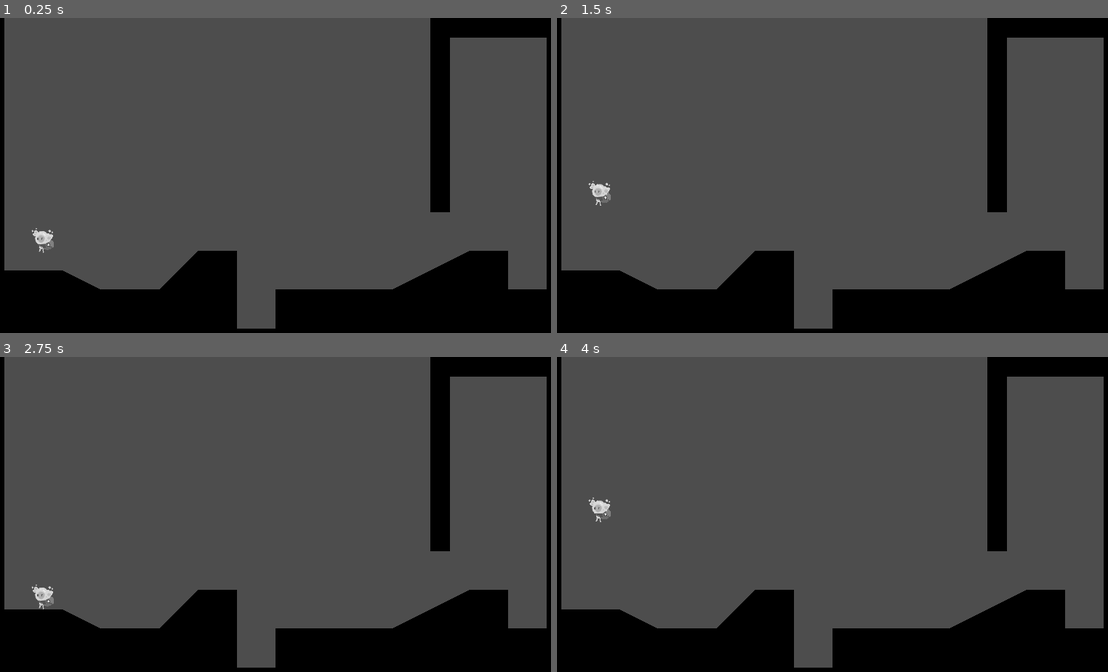
Above: before the commit, frames 1-4 (two rows, left to right).
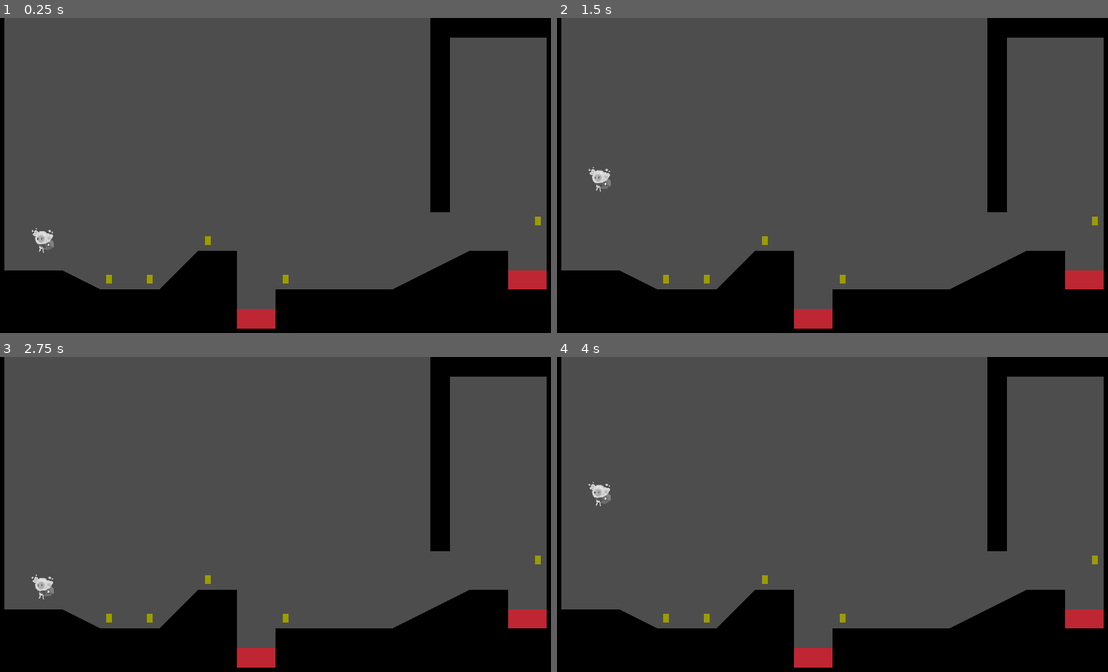
Above: after the commit, the same moments.

Repository: giuliosa/slyheart
Game: Godot game, scene res://Scenes/world.tscn
Same seed, same stepped clock (60 frames per second), same inputs: the game is played once before the commit and once after it.
Inputs:
- Up to frame 1 (0.25 s): no input
- Up to frame 2 (1.5 s): hold Space (action) 0.53-1.28 s; hold D (move_right) from 0.53 s (still down); tap W (move_up) at 0.77 s; tap Space (action) at 1.35 s
- Up to frame 3 (2.75 s): tap W (move_up) at 1.52 s; release D (move_right) at 2.03 s; hold A (move_left) from 2.03 s (still down); hold Space (action) from 2.03 s (still down)
- Up to frame 4 (4 s): release A (move_left) at 2.78 s; release Space (action) at 2.78 s; hold D (move_right) from 2.78 s (still down); tap Space (action) at 2.85 s; tap W (move_up) at 3.02, 3.77 s; hold Space (action) from 3.53 s (still down)

The runs differ from the first frame. In frame 1, 1.0% of the frame differs, in the area x 19-100%, y 63-99%; in frame 2, 1.3%; in frame 3, 1.3%; in frame 4, 1.3%, in the area x 5-100%, y 39-99%.

Commit message:
Adding hazards, items and a level completed scene

Diff:
--- a/Scenes/Actors/Player/DefaultMovementData.tres
+++ b/Scenes/Actors/Player/DefaultMovementData.tres
@@ -4,10 +4,10 @@
 
 [resource]
 script = ExtResource("1_0rhny")
-speed = 550.0
-acceleration = 700.0
-friction = 2000.0
-jump_velocity = -550.0
+speed = 500.0
+acceleration = 650.0
+friction = 2500.0
+jump_velocity = -600.0
 gravity_scale = 0.9
-air_resistence = 200.0
-air_acceleration = 700.0
+air_resistence = 150.0
+air_acceleration = 800.0
--- a/Scenes/Actors/Player/player.gd
+++ b/Scenes/Actors/Player/player.gd
@@ -7,6 +7,7 @@
 
 @onready var body = $Body
 @onready var coyote_jump_timer = $CoyoteJumpTimer
+@onready var starting_position = global_position
 
 func _physics_process(delta):
 	apply_gravity(delta)
@@ -33,7 +34,7 @@
 	if is_on_floor() or coyote_jump_timer.time_left > 0.0:
 		if Input.is_action_just_pressed("action"):
 			velocity.y = movement_data.jump_velocity
-	if not is_on_floor():
+	elif not is_on_floor():
 		if Input.is_action_just_pressed("action") and velocity.y < movement_data.jump_velocity / 2:
 			velocity.y = movement_data.jump_velocity / 2
 
@@ -67,3 +68,10 @@
 func apply_air_resistance(input_axis, delta):
 	if input_axis == 0 and not is_on_floor():
 		velocity.x = move_toward(velocity.x, 0, movement_data.air_resistence * delta)
+
+
+
+
+
+func _on_hazard_detector_area_entered(area):
+	global_position = starting_position
--- a/Scenes/Actors/Player/player.tscn
+++ b/Scenes/Actors/Player/player.tscn
@@ -7,7 +7,11 @@
 [sub_resource type="RectangleShape2D" id="RectangleShape2D_c61jk"]
 size = Vector2(20, 31)
 
+[sub_resource type="RectangleShape2D" id="RectangleShape2D_kljb0"]
+size = Vector2(16, 66)
+
 [node name="Player" type="CharacterBody2D"]
+collision_mask = 74
 floor_snap_length = 7.0
 script = ExtResource("1_epk1r")
 movement_data = ExtResource("2_v7y42")
@@ -23,3 +27,14 @@
 [node name="CoyoteJumpTimer" type="Timer" parent="."]
 wait_time = 0.15
 one_shot = true
+
+[node name="HazardDetector" type="Area2D" parent="."]
+collision_layer = 0
+collision_mask = 64
+
+[node name="CollisionShape2D" type="CollisionShape2D" parent="HazardDetector"]
+position = Vector2(0, -28)
+shape = SubResource("RectangleShape2D_kljb0")
+debug_color = Color(0.820401, 0.335223, 0.580612, 0.42)
+
+[connection signal="area_entered" from="HazardDetector" to="." method="_on_hazard_detector_area_entered"]
--- a/Scenes/Prefab/collectable_coin.gd
+++ b/Scenes/Prefab/collectable_coin.gd
@@ -2,3 +2,6 @@
 
 func _on_body_entered(body):
 	queue_free()
+	var coins = get_tree().get_nodes_in_group("Coins")
+	if coins.size() == 1:
+		Events.level_completed.emit()
--- a/Scenes/Prefab/collectable_coin.tscn
+++ b/Scenes/Prefab/collectable_coin.tscn
@@ -5,7 +5,7 @@
 [sub_resource type="RectangleShape2D" id="RectangleShape2D_3scqc"]
 size = Vector2(22.5, 33)
 
-[node name="CollectableCoin" type="Area2D"]
+[node name="CollectableCoin" type="Area2D" groups=["Coins"]]
 collision_layer = 8
 script = ExtResource("1_w4mj4")
 
--- /dev/null
+++ b/Scenes/Prefab/hazard_area.tscn
@@ -0,0 +1,5 @@
+[gd_scene format=3 uid="uid://exj10gf37oba"]
+
+[node name="HazardArea" type="Area2D"]
+collision_layer = 64
+collision_mask = 0
--- /dev/null
+++ b/Scenes/Prefab/spikes.tscn
@@ -0,0 +1,20 @@
+[gd_scene load_steps=4 format=3 uid="uid://fqr0rtqoryu5"]
+
+[ext_resource type="Texture2D" uid="uid://cpsa3tmdtfk8i" path="res://assets/temp/mock-tile.png" id="1_cg6ks"]
+[ext_resource type="PackedScene" uid="uid://exj10gf37oba" path="res://Scenes/Prefab/hazard_area.tscn" id="2_rpca3"]
+
+[sub_resource type="RectangleShape2D" id="RectangleShape2D_75gf4"]
+size = Vector2(64, 64)
+
+[node name="Spikes" type="Node2D"]
+
+[node name="Sprite2D" type="Sprite2D" parent="."]
+texture = ExtResource("1_cg6ks")
+hframes = 6
+frame = 4
+
+[node name="HazardArea" parent="." instance=ExtResource("2_rpca3")]
+
+[node name="CollisionShape2D" type="CollisionShape2D" parent="HazardArea"]
+shape = SubResource("RectangleShape2D_75gf4")
+debug_color = Color(0.944927, 5.67943e-06, 0.594825, 0.42)
--- /dev/null
+++ b/Scenes/level_completed.tscn
@@ -0,0 +1,22 @@
+[gd_scene format=3 uid="uid://c3lfjcfnni1kw"]
+
+[node name="LevelCompleted" type="ColorRect"]
+anchors_preset = 15
+anchor_right = 1.0
+anchor_bottom = 1.0
+grow_horizontal = 2
+grow_vertical = 2
+color = Color(0, 0, 0, 0.447059)
+
+[node name="CenterContainer" type="CenterContainer" parent="."]
+layout_mode = 1
+anchors_preset = 15
+anchor_right = 1.0
+anchor_bottom = 1.0
+grow_horizontal = 2
+grow_vertical = 2
+
+[node name="Label" type="Label" parent="CenterContainer"]
+layout_mode = 2
+theme_override_font_sizes/font_size = 150
+text = "Level Completed!"
--- a/Scenes/world.gd
+++ b/Scenes/world.gd
@@ -2,6 +2,12 @@
 
 @onready var collision_polygon_2d = $StaticBody2D/CollisionPolygon2D
 @onready var polygon_2d = $StaticBody2D/CollisionPolygon2D/Polygon2D
+@onready var level_completed = $Node/LevelCompleted
 
 func _ready():
 	polygon_2d.polygon = collision_polygon_2d.polygon
+	Events.level_completed.connect(show_level_completed)
+
+func show_level_completed():
+	level_completed.show()
+	get_tree().paused = true
--- a/Scenes/world.tscn
+++ b/Scenes/world.tscn
@@ -1,12 +1,17 @@
-[gd_scene load_steps=3 format=3 uid="uid://buv4l5sk5a63c"]
+[gd_scene load_steps=6 format=3 uid="uid://buv4l5sk5a63c"]
 
 [ext_resource type="Script" path="res://Scenes/world.gd" id="1_wykpr"]
 [ext_resource type="PackedScene" uid="uid://cq36hubtnhqpy" path="res://Scenes/Actors/Player/player.tscn" id="2_w3nf5"]
+[ext_resource type="PackedScene" uid="uid://fqr0rtqoryu5" path="res://Scenes/Prefab/spikes.tscn" id="3_g727g"]
+[ext_resource type="PackedScene" uid="uid://d1cyeehudlld2" path="res://Scenes/Prefab/collectable_coin.tscn" id="4_ulxy4"]
+[ext_resource type="PackedScene" uid="uid://c3lfjcfnni1kw" path="res://Scenes/level_completed.tscn" id="5_ih3vd"]
 
 [node name="World" type="Node2D"]
 script = ExtResource("1_wykpr")
 
 [node name="StaticBody2D" type="StaticBody2D" parent="."]
+collision_layer = 2
+collision_mask = 0
 
 [node name="CollisionPolygon2D" type="CollisionPolygon2D" parent="StaticBody2D"]
 polygon = PackedVector2Array(0, 0, 64, 0, 64, 832, 256, 832, 384, 896, 576, 896, 704, 768, 832, 768, 832, 1024, 960, 1024, 960, 896, 1344, 896, 1600, 768, 1728, 768, 1728, 896, 1856, 896, 1856, 64, 1536, 64, 1536, 640, 1472, 640, 1472, 0, 1920, 0, 1920, 1088, 0, 1088)
@@ -14,5 +19,33 @@
 [node name="Polygon2D" type="Polygon2D" parent="StaticBody2D/CollisionPolygon2D"]
 color = Color(0, 0, 0, 1)
 
+[node name="Spikes" parent="." instance=ExtResource("3_g727g")]
+position = Vector2(896, 992)
+scale = Vector2(2, 1)
+
+[node name="Spikes2" parent="." instance=ExtResource("3_g727g")]
+position = Vector2(1792, 864)
+scale = Vector2(2, 1)
+
 [node name="Player" parent="." instance=ExtResource("2_w3nf5")]
 position = Vector2(187, 740)
+
+[node name="CollectableCoin" parent="." instance=ExtResource("4_ulxy4")]
+position = Vector2(728, 720)
+
+[node name="CollectableCoin4" parent="." instance=ExtResource("4_ulxy4")]
+position = Vector2(984, 848)
+
+[node name="CollectableCoin5" parent="." instance=ExtResource("4_ulxy4")]
+position = Vector2(1816, 656)
+
+[node name="CollectableCoin3" parent="." instance=ExtResource("4_ulxy4")]
+position = Vector2(536, 848)
+
+[node name="CollectableCoin2" parent="." instance=ExtResource("4_ulxy4")]
+position = Vector2(400, 848)
+
+[node name="Node" type="CanvasLayer" parent="."]
+
+[node name="LevelCompleted" parent="Node" instance=ExtResource("5_ih3vd")]
+visible = false
--- /dev/null
+++ b/Scripts/Events.gd
@@ -0,0 +1,3 @@
+extends Node
+
+signal level_completed
--- a/project.godot
+++ b/project.godot
@@ -22,6 +22,7 @@
 [autoload]
 
 GlobalDebug="*res://Scenes/Global/global_debug.gd"
+Events="*res://Scripts/Events.gd"
 
 [display]
 
@@ -99,6 +100,7 @@
 2d_physics/layer_4="items"
 2d_physics/layer_5="hitbox"
 2d_physics/layer_6="hurtbox"
+2d_physics/layer_7="Hazard"
 
 [rendering]
 
Not shown: 1 places in Scenes/Actors/Player/player.tscn that only renumber resources
